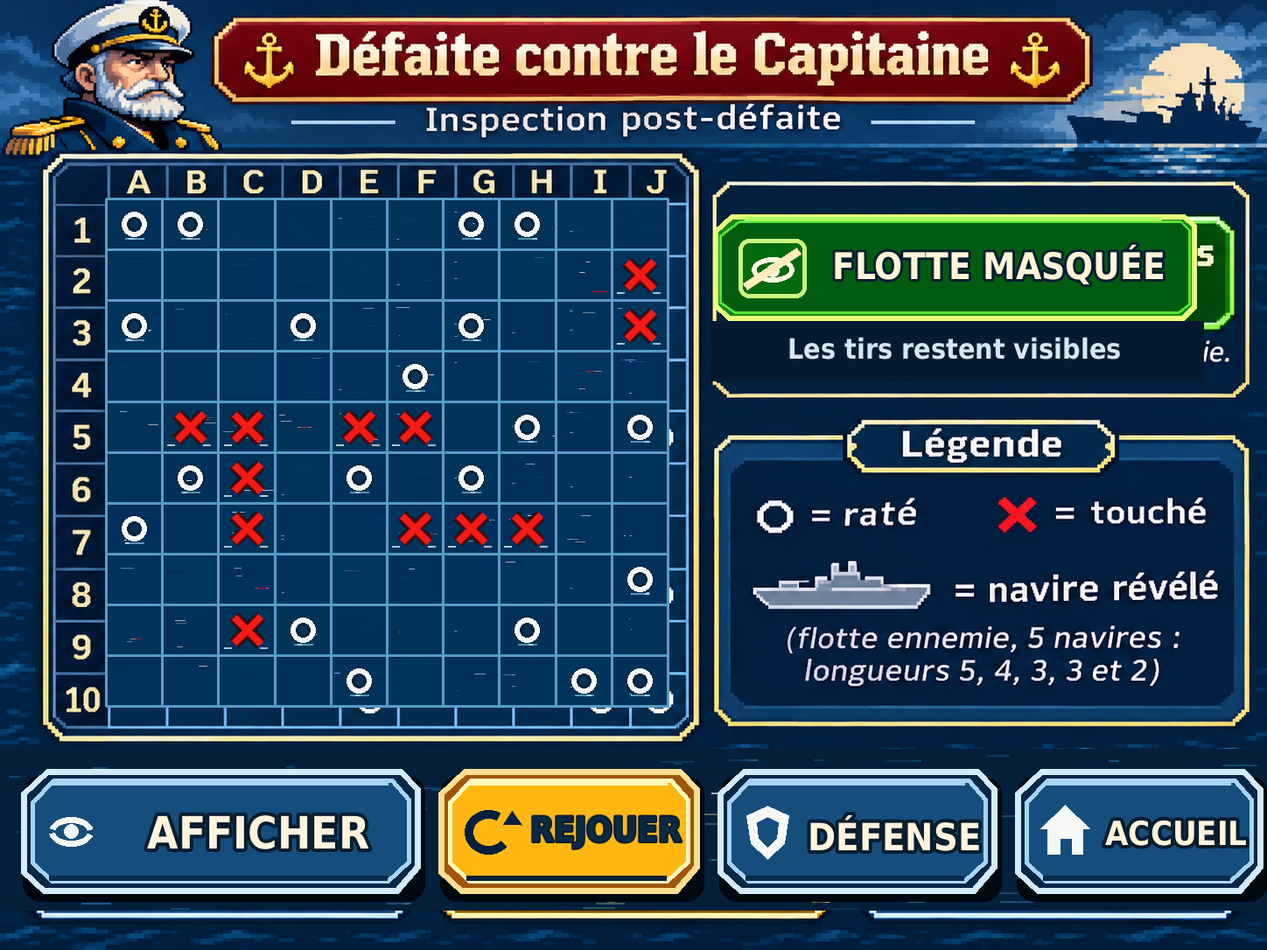
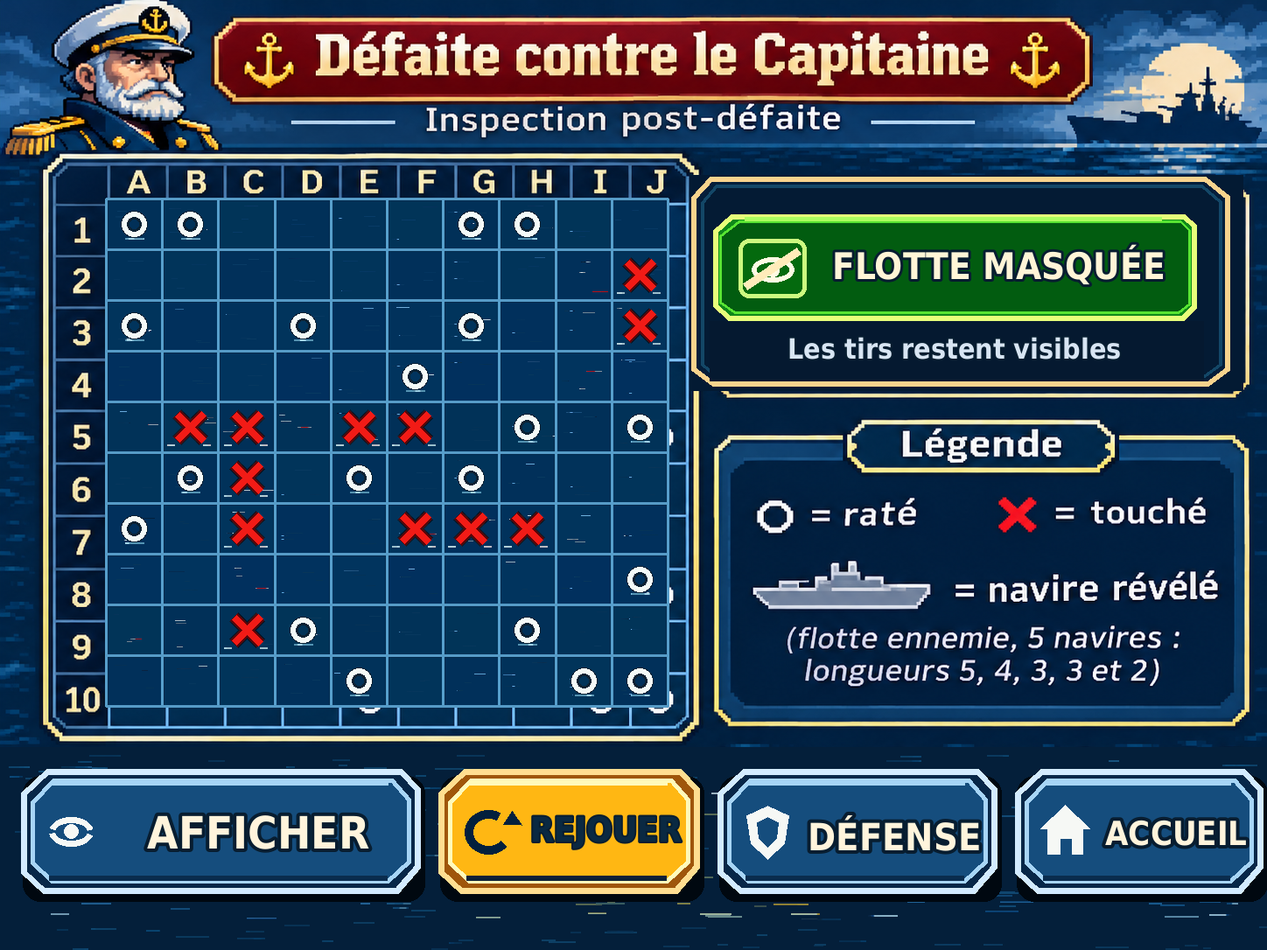
The second 1267×950 image is a revision of the first. Changes to its layers:
painted on "03 • État et commande" over box(0, 174, 1267, 950)
